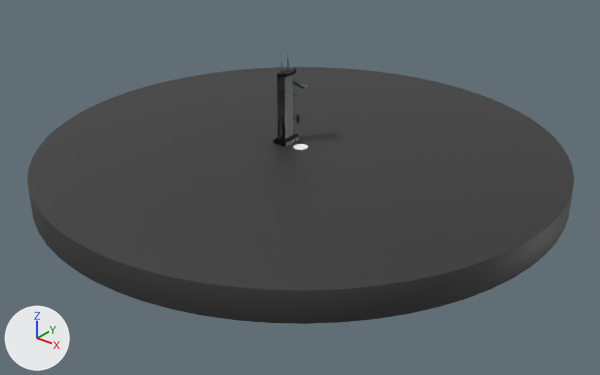
The glTF model public/assets/webgl/glb/KSLV-launcher.glb, before and after one commit.
The view is the same before and after, from a camera (50 mm lens) standing at (278.0, -349.0, 167.0) and looking at (11.0, -14.0, -40.0). Arrows for +X, +Y and +Z are at lower left; the lights stay in place. Where no turn or scale is listed for an object, it has been applied to the vertices. Vertices at the same position are counted once.

Objects in the first picture: 'Launcher.001', 'Launcher_Floor'.
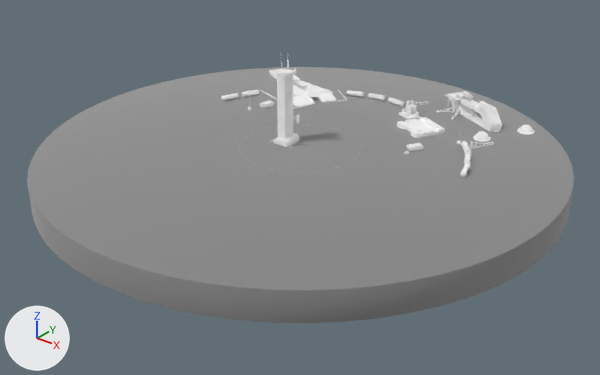
Commit message: Update launcher model

Where the change shows, as pixel boxes [x1, y1, x2, y2] in the pictures (600 x 375 px):
'Launcher_Floor', reshaped
    before: [27, 67, 574, 324]
    after: [27, 67, 574, 323]
'Launcher_Prop', added
    after: [248, 68, 535, 149]
'Launcher_main', added
    after: [221, 52, 471, 177]
'Launcher.001', deleted
    before: [271, 52, 307, 148]
    faces in mat_material: [277, 68, 299, 139]
    faces in mat_vraymtl34: [271, 52, 307, 148]
part 1 of me_mesh_013, added
    after: [192, 109, 409, 194]
part 2 of me_mesh_013, deleted
    before: [61, 259, 534, 324]
part 3 of me_mesh_013, recoloured
    both: [27, 67, 574, 323]
part 4 of me_mesh_013, recoloured
    both: [294, 145, 308, 150]

The edits, one by one:
Material 'Launcher_Floor_s' (mat_launcher_floor_s) is new.
Its base color is (0.5, 0.5, 0.5) (grey #bcbcbc).
Its metallic is 1.0.
Its roughness is 1.0.
Material 'Launcher_Prop_s' (mat_launcher_prop_s) is new.
Its base color is (1.0, 1.0, 1.0) (white #ffffff).
Its metallic is 1.0.
Its roughness is 1.0.
Material 'Launcher_Main_s' (mat_launcher_main_s) is new.
Its base color is (1.0, 1.0, 1.0) (white #ffffff).
Its metallic is 1.0.
Its roughness is 1.0.
me_mesh_013 is used by ob_launcher_floor; location (0.0, 0.0, -23.0).
me_mesh_013 had 1642 vertices, 3200 faces and spanned x -152.0..152.0, y -152.0..152.0, z -17.0..1.0.
me_mesh_013 no longer uses material mat_glow_01 (white #ffffff).
me_mesh_013 now has 1590 vertices, 2770 faces and spans x -152.0..152.0, y -152.0..152.0, z -16.0..1.0.
me_mesh_013 part 1: a new loose piece of 397 vertices spanning x -63.0..63.0, y -63.0..63.0, z 1.0, in mat_launcher_floor_s (grey #bcbcbc).
me_mesh_013 part 2: 449 vertices removed from x -152.0..152.0, y -152.0..152.0, z -17.0..-16.0.
me_mesh_013 part 3: 1152 faces spanning x -152.0..152.0, y -152.0..152.0, z -16.0..1.0 switch from mat_material__40 (black #353535) to mat_launcher_floor_s (grey #bcbcbc).
me_mesh_013 part 4: 32 faces spanning x -5.0..6.0, y -6.0..5.0, z 0.0 switch from mat_material__45 (white #ffffff) to mat_launcher_floor_s (grey #bcbcbc).
Mesh me_mesh_013_1 is new.
It has 15718 vertices, 27030 faces and spans x -104.0..97.0, y 26.0..126.0, z 0.0..15.0.
It uses material mat_launcher_prop_s (white #ffffff).
Mesh me_mesh_012_1 is new.
It has 19362 vertices, 31333 faces and spans x -91.0..96.0, y -6.0..97.0, z -8.0..56.0.
It uses material mat_launcher_main_s (white #ffffff).
Object 'Launcher.001' (ob_launcher_001) is deleted.
Object 'Launcher_Prop' (ob_launcher_prop) is new; it shows me_mesh_013_1.
Its location is (0.0, 0.0, -23.0).
Object 'Launcher_main' (ob_launcher_main) is new; it shows me_mesh_012_1.
Its location is (0.0, 0.0, -23.0).
